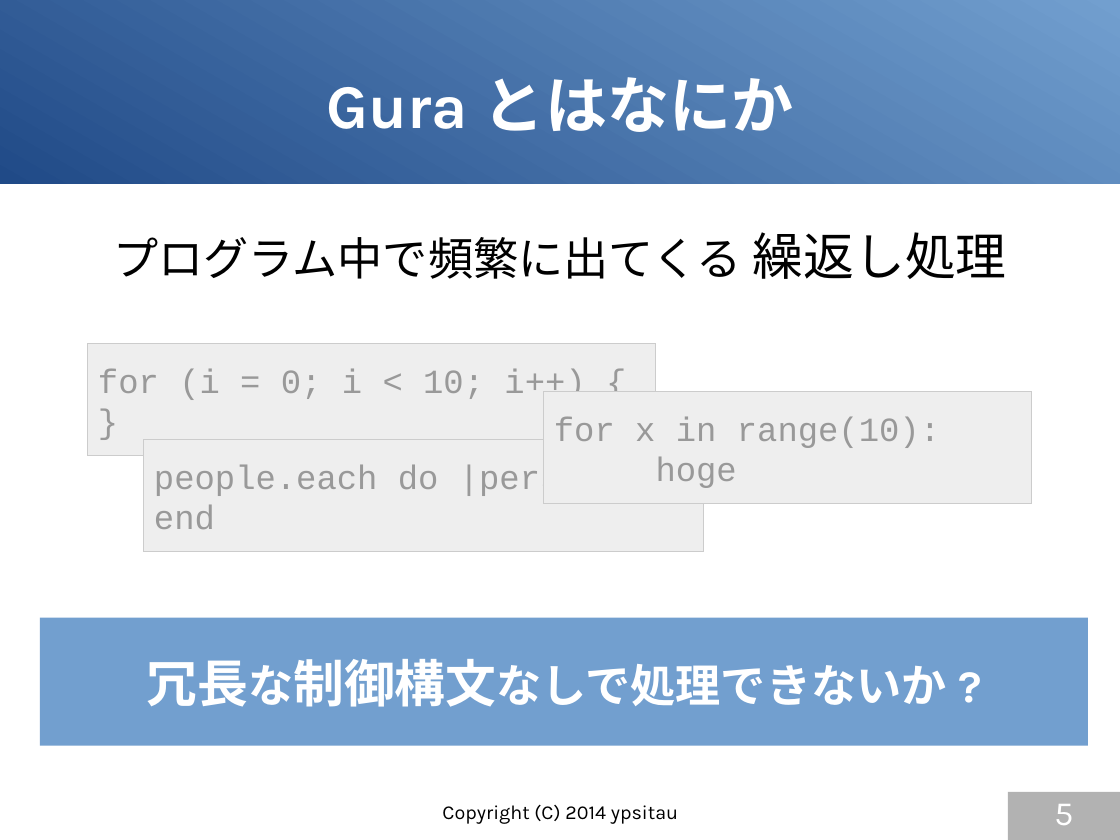
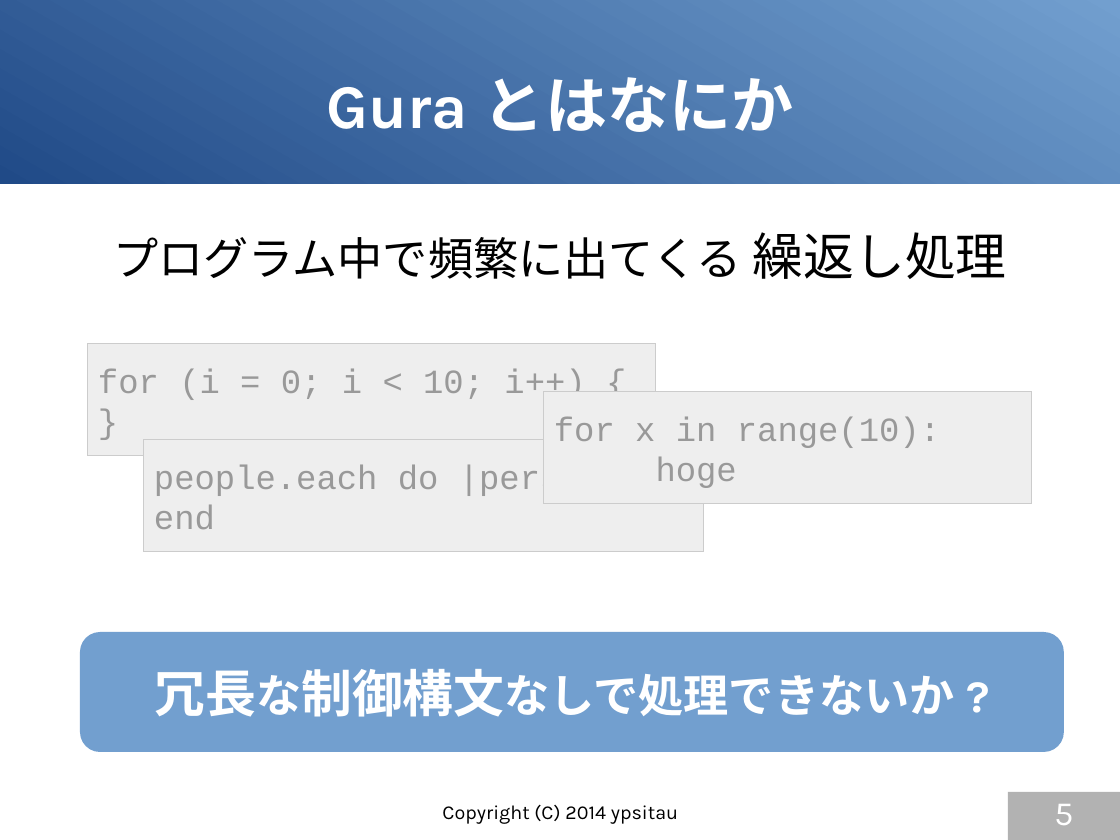
Before and after one commit to gura-lang/gura-doc, a slide deck: slide 5 of presentation/gura-introduction.odp. Drawn at 1120x840 pixels with LibreOffice and Linux fonts; fonts in the diff are those of the drawing. Boxes give left, top, right and bottom in pixels: in the first picture for what was removed or moved away, otherwise in the second. Text is boxed around its words. In the diff, an @@ line names an element or a change of style, - is before the commit and + after.

```diff
--- a/presentation/gura-introduction.odp
+++ b/presentation/gura-introduction.odp
@@ rounded rectangle "冗長な制御構文なしで処理できないか?": place and size @@
-rounded rectangle "冗長な制御構文なしで処理できないか?" at (40,618,1087,746)
+rounded rectangle "冗長な制御構文なしで処理できないか?" at (80,632,1065,752)
@@ rounded rectangle "冗長な制御構文なしで処理できないか?" at (80,632,1065,752): rectangle to rounded rectangle @@
```
Also in this commit, not shown: 9 other slides changed, 2 slides added.
